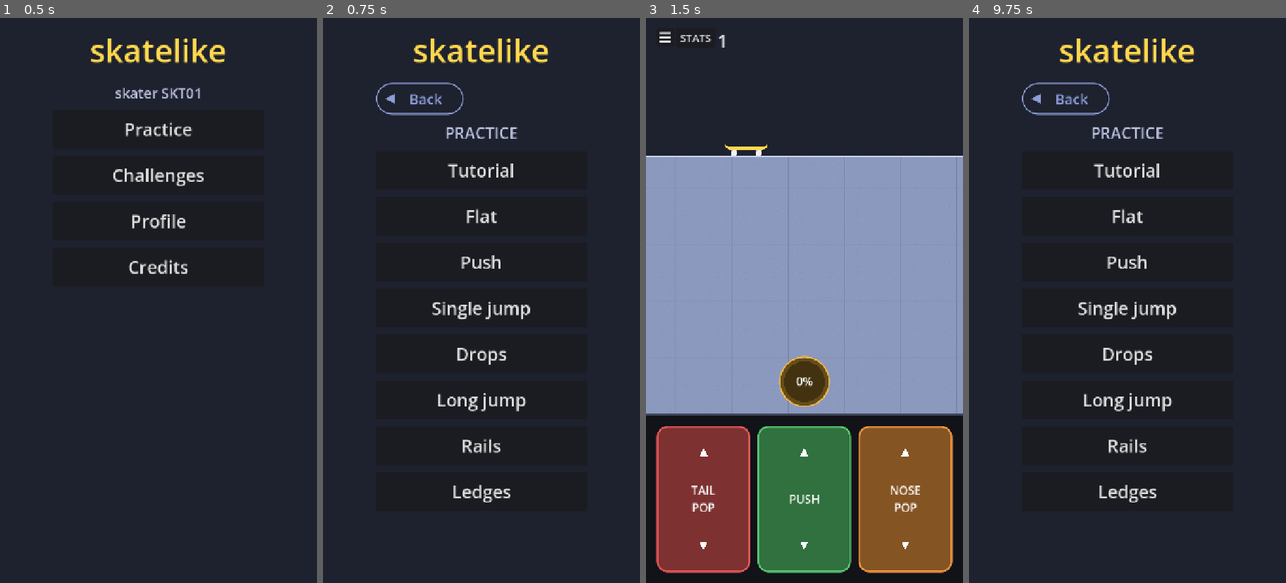
Above: before the commit, frames 1-4 (left to right).
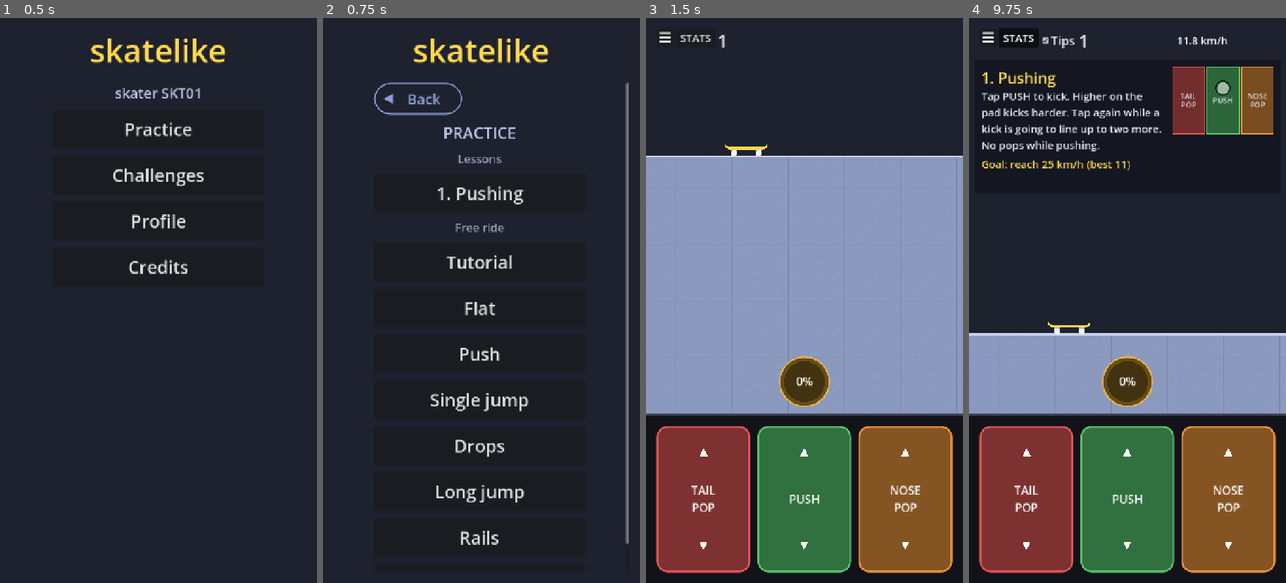
Above: after the commit, the same moments.

Repository: davidhernandeze/skatelike
Game: Godot game, scene res://scenes/menu.tscn
Same seed, same stepped clock (60 frames per second), same inputs: the game is played once before the commit and once after it.
Inputs (mouse positions are in pixels of both pictures, inside the frame that each line leads up to):
- Up to frame 1 (0.5 s): no input
- Up to frame 2 (0.75 s): click "Practice" at 0.5 s
- Up to frame 3 (1.5 s): click "Tutorial" at 1.25 s
- Up to frame 4 (9.75 s): click "STATS" at 2 s; click "STATS" at 2.75 s; click "STATS" at 3.5 s; tap Enter every 0.75 s from 4.25 to 8 s; move the mouse to (1197, 272) at 4.27 s; click (1197, 272) at 4.42 s; drag from (1064, 328) to (1111, 413) at 5.02 s; move the mouse to (1159, 176) at 5.77 s; click (1159, 176) at 5.92 s; drag from (1111, 413) to (1032, 215) at 6.52 s; move the mouse to (1222, 385) at 7.27 s; click (1222, 385) at 7.42 s; drag from (1032, 215) to (1079, 159) at 8.02 s; click (988, 34) at 8.75 s; click (1124, 193) at 9.5 s, where only the run after the commit has a clickable "1. Pushing"

Frame 1 is identical in both runs. In frame 2, 4.7% of the frame differs, in the area x 16-97%, y 11-94%; in frame 3, nothing differs; in frame 4, 46%, in the area x 0-100%, y 2-99%.

Commit message:
Lessons: practice levels with explanations and goals; 1. Pushing
A lesson is a level with a `lesson` entry: an explanation panel at the top
of the play area (title, text, goal progress, and a miniature control panel
where a finger loops the input), shown or hidden with a Tips checkbox, and
a goal it needs to clear (reach a speed, or land a trick). Reaching the
flag without the goal restarts it. Lessons are listed first under Practice.
The first one teaches pushing: reach 25 km/h, then push up two uphills.

Co-Authored-By: Claude Opus 5.5 <noreply@anthropic.com>
Claude-Session: https://claude.ai/code/session_01RyYvQJH2T8hEfpxQUNibCm

Diff:
--- /dev/null
+++ b/scripts/lesson.gd
@@ -0,0 +1,228 @@
+class_name Lesson
+extends Control
+## A practice lesson (a level with a `lesson` entry, see Levels): an explanation panel at
+## the top of the play area with the mechanic's text, its goal and how it's going, and a
+## miniature of the control panel where a finger loops the input to make. The panel
+## never takes touches. Main hides it with the Tips checkbox, and asks goal_met() when
+## the flag is reached: a lesson only clears with its goal met.
+##
+## lesson = {title, text, demo = [step, ...], goal = {...}}:
+## - demo steps: {pad = action, at = Vector2(-1..1 in the pad), hold = s} taps (or holds)
+##   a pad; {wait = s} pauses; {layout = &"ground" | &"air" | &"balance"} switches pads.
+## - goal: {speed = km/h} to reach, or {trick = "360 flip"} to land (the landing's name
+##   contains it). No goal: reaching the flag clears it.
+
+signal goal_reached
+
+## The pads of each layout, left to right (or top to bottom for air and balance).
+const LAYOUTS := {
+	&"ground": [&"tail_pop", &"push", &"nose_pop"],
+	&"air": [&"trick", &"lock_tilt"],
+	&"balance": [&"balance_pop", &"balance"],
+}
+const PANEL_COLOR := Color(0.07, 0.08, 0.12, 0.82)
+const TEXT_COLOR := Color(0.88, 0.9, 0.96)
+const GOAL_COLOR := Color(1.0, 0.85, 0.3)
+const DONE_COLOR := Color(0.5, 0.9, 0.5)
+## Size of the miniature control panel (px).
+const MINI_SIZE := Vector2(230.0, 150.0)
+
+var runner: Runner
+## Pads of the real control panel, by action: their colors and labels are reused.
+var pads := {}
+
+var _lesson: Dictionary
+var _goal: Dictionary
+var _met := false
+var _best_speed := 0.0
+var _title := Label.new()
+var _text := Label.new()
+var _goal_label := Label.new()
+## Demo playback: step index, time in it, the layout shown, the finger (pad and spot),
+## and whether it's pressing.
+var _step := 0
+var _step_t := 0.0
+var _layout: StringName = &"ground"
+var _finger_pad: StringName = &""
+var _finger_at := Vector2.ZERO
+var _finger_from := Vector2.ZERO
+var _pressing := false
+
+
+func setup(lesson: Dictionary) -> void:
+	_lesson = lesson
+	_goal = lesson.get("goal", {})
+	_title.text = lesson.get("title", "")
+	_text.text = lesson.get("text", "")
+	_update_goal()
+
+
+func goal_met() -> bool:
+	return _goal.is_empty() or _met
+
+
+## What's missing, for when the flag is reached without it.
+func goal_text() -> String:
+	if _goal.has("speed"):
+		return "reach %d km/h" % _goal.speed
+	if _goal.has("trick"):
+		return "land a " + String(_goal.trick)
+	return ""
+
+
+func show_failed() -> void:
+	visible = true
+	_goal_label.text = "Goal not met: %s. Again!" % goal_text()
+	_goal_label.add_theme_color_override("font_color", Color(1.0, 0.4, 0.35))
+
+
+func _ready() -> void:
+	mouse_filter = Control.MOUSE_FILTER_IGNORE
+	for label: Label in [_title, _text, _goal_label]:
+		label.mouse_filter = Control.MOUSE_FILTER_IGNORE
+		label.autowrap_mode = TextServer.AUTOWRAP_WORD_SMART
+		label.add_theme_color_override("font_color", TEXT_COLOR)
+		add_child(label)
+	_title.add_theme_font_size_override("font_size", 34)
+	_title.add_theme_color_override("font_color", GOAL_COLOR)
+	_text.add_theme_font_size_override("font_size", 24)
+	_goal_label.add_theme_font_size_override("font_size", 24)
+	resized.connect(_place)
+	if runner:
+		runner.landed.connect(_on_landed)
+	_place()
+
+
+## Text on the left, the miniature controls on the right.
+func _place() -> void:
+	var pad := 16.0
+	var text_w := size.x - MINI_SIZE.x - pad * 3.0
+	_title.position = Vector2(pad, pad)
+	_title.size = Vector2(text_w, 0)
+	_text.position = Vector2(pad, pad + 48.0)
+	_text.size = Vector2(text_w, 0)
+	_goal_label.position = Vector2(pad, size.y - pad - 66.0)
+	_goal_label.size = Vector2(size.x - pad * 2.0, 0)
+
+
+func _process(delta: float) -> void:
+	if runner and _goal.has("speed") and not _met:
+		var kmh := runner._speed / runner.pixels_per_meter * 3.6
+		_best_speed = maxf(_best_speed, kmh)
+		if kmh >= _goal.speed:
+			_reach()
+		_update_goal()
+	_play_demo(delta)
+	queue_redraw()
+
+
+func _on_landed(style: String) -> void:
+	if _goal.has("trick") and not _met and style.contains(String(_goal.trick)):
+		_reach()
+		_update_goal()
+
+
+func _reach() -> void:
+	_met = true
+	goal_reached.emit()
+
+
+func _update_goal() -> void:
+	if _goal.is_empty():
+		_goal_label.text = "Ride to the flag."
+		return
+	_goal_label.add_theme_color_override("font_color", DONE_COLOR if _met else GOAL_COLOR)
+	if _met:
+		_goal_label.text = "✓ Goal met: %s. Ride to the flag!" % goal_text()
+	elif _goal.has("speed"):
+		_goal_label.text = "Goal: %s (best %d)" % [goal_text(), floori(_best_speed)]
+	else:
+		_goal_label.text = "Goal: %s, then ride to the flag." % goal_text()
+
+
+## Steps through the demo loop: the finger glides to each pad, presses, lifts.
+func _play_demo(delta: float) -> void:
+	var demo: Array = _lesson.get("demo", [])
+	if demo.is_empty():
+		return
+	_step_t += delta
+	var step: Dictionary = demo[_step % demo.size()]
+	if step.has("layout"):
+		_layout = step.layout
+		_next_step()
+		return
+	if step.has("wait"):
+		_pressing = false
+		if _step_t >= step.wait:
+			_next_step()
+		return
+	# A tap: glide there (0.25 s), press for `hold`, lift.
+	if _finger_pad != step.pad or _step_t <= delta:
+		_finger_from = _finger_spot()
+		_finger_pad = step.pad
+		_finger_at = step.get("at", Vector2.ZERO)
+	var glide := 0.25
+	_pressing = _step_t >= glide and _step_t < glide + step.get("hold", 0.12)
+	if _step_t >= glide + step.get("hold", 0.12):
+		_next_step()
+
+
+func _next_step() -> void:
+	_step += 1
+	_step_t = 0.0
+
+
+func _mini_rect() -> Rect2:
+	return Rect2(Vector2(size.x - MINI_SIZE.x - 16.0, 16.0), MINI_SIZE)
+
+
+## Each pad of the layout shown and its rectangle in the miniature.
+func _mini_pads() -> Array:
+	var area := _mini_rect()
+	var actions: Array = LAYOUTS[_layout]
+	var out := []
+	var gap := 5.0
+	for i in actions.size():
+		var r: Rect2
+		if _layout == &"ground":
+			var w := (area.size.x - gap * (actions.size() - 1)) / actions.size()
+			r = Rect2(area.position + Vector2((w + gap) * i, 0.0), Vector2(w, area.size.y))
+		else:
+			var h := (area.size.y - gap) / 2.0
+			r = Rect2(area.position + Vector2(0.0, (h + gap) * i), Vector2(area.size.x, h))
+		out.append([actions[i], r])
+	return out
+
+
+## Where the finger is drawn now: gliding from where it was to the step's spot.
+func _finger_spot() -> Vector2:
+	for entry in _mini_pads():
+		if entry[0] == _finger_pad:
+			var r: Rect2 = entry[1]
+			var target := r.get_center() + _finger_at * r.size * 0.4
+			return _finger_from.lerp(target, clampf(_step_t / 0.25, 0.0, 1.0)) if _finger_from != Vector2.ZERO else target
+	return _mini_rect().get_center()
+
+
+func _draw() -> void:
+	draw_rect(Rect2(Vector2.ZERO, size), PANEL_COLOR)
+	var font := ThemeDB.fallback_font
+	for entry in _mini_pads():
+		var action: StringName = entry[0]
+		var r: Rect2 = entry[1]
+		var pad: Pad = pads.get(action)
+		var color: Color = pad.color if pad else Color(0.5, 0.5, 0.6)
+		var lit := _pressing and action == _finger_pad
+		draw_rect(r, color.darkened(0.1 if lit else 0.5))
+		draw_rect(r, color, false, 2.0)
+		# The pad's label, short: its first part, a line at a time.
+		var label: String = (pad.label if pad else String(action)).get_slice("  ·", 0)
+		var lines := label.split("\n")
+		for i in lines.size():
+			var y := r.get_center().y + (i - (lines.size() - 1) * 0.5) * 20.0 + 6.0
+			draw_string(font, Vector2(r.position.x, y), lines[i].strip_edges(), HORIZONTAL_ALIGNMENT_CENTER,
+					r.size.x, 17, TEXT_COLOR)
+	if _finger_pad != &"":
+		var at := _finger_spot()
+		draw_circle(at, 16.0 if _pressing else 13.0, Color(1, 1, 1, 0.9 if _pressing else 0.55))
+		draw_circle(at, 16.0, Color(0, 0, 0, 0.6), false, 3.0)
--- a/scripts/levels.gd
+++ b/scripts/levels.gd
@@ -27,6 +27,8 @@
 ## `challenge = true` lists the level under Challenges (with its best progress) instead
 ## of Practice.
 ## `max_fall = px` sets the hardest landing (Runner.max_fall; 0 = no limit).
+## `lesson = {title, text, demo, goal}` makes it a practice lesson (see Lesson): listed
+## first under Practice, with an explanation panel and a goal it needs to clear.
 ## `random` adds that many randomly generated platforms afterwards.
 ## A flat goal platform with the finish flag always follows the last obstacle.
 
@@ -46,6 +48,23 @@
 		{width = 2000, rail = Vector3(300, 1300, 70), mark = "rail"},
 		Vector2(400, 0),
 		{width = 1800, platform = [Vector2(300, 60), Vector2(1300, 60)], mark = "ledge"},
+		Vector2(600, 0),
+	]},
+	# Lessons: one mechanic each, in order.
+	{id = "lesson_push", name = "Pushing", start_y = 0.8, checkpoints = false, lesson = {
+		title = "1. Pushing",
+		text = "Tap PUSH to kick. Higher on the pad kicks harder. Tap again while a kick is going to line up to two more. No pops while pushing.",
+		demo = [
+			{pad = &"push", at = Vector2(0.0, -0.7), hold = 0.12}, {wait = 0.1},
+			{pad = &"push", at = Vector2(0.0, -0.7), hold = 0.12}, {wait = 1.0},
+			{pad = &"push", at = Vector2(0.0, 0.6), hold = 0.12}, {wait = 1.2},
+		],
+		goal = {speed = 25.0},
+	}, segments = [
+		Vector2(3000, 0),  # Flat: get going.
+		Vector3(900, 0, -110),  # Uphills too steep to coast up: keep pushing.
+		Vector2(500, 0),
+		Vector3(900, 0, -170),
 		Vector2(600, 0),
 	]},
 	{id = "flat", name = "Flat", start_y = 0.7, segments = [Vector2(8000, 0)]},
--- a/scripts/main.gd
+++ b/scripts/main.gd
@@ -7,6 +7,8 @@
 
 ## Whether the stats (speed, last inputs) are shown; kept across restarts.
 static var show_stats := false
+## Whether a lesson's explanation panel is shown; kept across restarts.
+static var show_tips := true
 
 @onready var play_area: Control = $Layout/PlayArea
 @onready var runner: Runner = $Layout/PlayArea/World/Runner
@@ -27,6 +29,8 @@
 ]
 ## Guided steps, on tutorial levels only.
 var tutorial: Tutorial
+## The explanation panel and goal, on lessons only.
+var lesson: Lesson
 ## Flow meter and slow-motion button, just above the control panel.
 var flow: FlowButton
 ## Online ghosts and name tags, on challenges with the online switch on.
@@ -70,6 +74,9 @@
 	play_area.add_child(line_label)
 	line_label.set_anchors_and_offsets_preset(Control.PRESET_TOP_WIDE)
 	line_label.offset_top = 84.0
+	if level.has("lesson"):
+		_add_lesson(level.lesson)
+		line_label.offset_top = lesson.offset_bottom + 8.0
 	line_label.offset_left = 16.0
 	line_label.offset_right = -16.0
 	flow.line_changed.connect(line_label.show_line)
@@ -158,6 +165,31 @@
 		runner.act(Runner.Act.BALANCE_POP)
 
 
+## The lesson's explanation panel under the top bar, and the Tips checkbox for it.
+func _add_lesson(spec: Dictionary) -> void:
+	lesson = Lesson.new()
+	lesson.runner = runner
+	for pad: Pad in control_panel._pads:
+		lesson.pads[pad.action] = pad
+	play_area.add_child(lesson)
+	lesson.set_anchors_and_offsets_preset(Control.PRESET_TOP_WIDE)
+	lesson.offset_top = 96.0
+	lesson.offset_bottom = 96.0 + 300.0
+	lesson.offset_left = 12.0
+	lesson.offset_right = -12.0
+	lesson.setup(spec)
+	lesson.visible = show_tips
+	lesson.goal_reached.connect(func() -> void: callouts.show_callout("goal"))
+	var tips := CheckBox.new()
+	tips.text = "Tips"
+	tips.button_pressed = show_tips
+	tips.add_theme_font_size_override("font_size", 28)
+	tips.toggled.connect(func(on: bool) -> void:
+		show_tips = on
+		lesson.visible = on)
+	stats_button.add_sibling(tips)
+
+
 func _update_layout() -> void:
 	control_panel.set_layout(runner.is_airborne(), runner.is_balancing())
 
@@ -309,6 +341,12 @@
 
 
 func _on_level_cleared() -> void:
+	if lesson and not lesson.goal_met():
+		# The flag without the goal: say what's missing and go again.
+		lesson.show_failed()
+		await get_tree().create_timer(2.0, true, false, true).timeout
+		get_tree().reload_current_scene.call_deferred()
+		return
 	last_input.text = "CLEARED!"
 	Levels.record(Levels.current, 1.0)
 	Levels.checkpoint = ""
--- a/scripts/menu.gd
+++ b/scripts/menu.gd
@@ -59,13 +59,18 @@
 		_add_online_switch()
 		_show_challenge_table()
 		return
-	for level in Levels.LIST:
-		if level.get("challenge", false):
-			continue
-		var button := _add_button(level.name, _start.bind(level.id))
-		if Levels.is_cleared(level.id):
-			button.icon = Icons.check_texture(36, Color(0.5, 0.9, 0.5))
-			button.icon_alignment = HORIZONTAL_ALIGNMENT_RIGHT
+	# Lessons first, in order, then free practice.
+	for lessons in [true, false]:
+		_add_label("Lessons" if lessons else "Free ride", 26, HEADER_COLOR)
+		var n := 0
+		for level in Levels.LIST:
+			if level.get("challenge", false) or level.has("lesson") != lessons:
+				continue
+			n += 1
+			var button := _add_button(("%d. %s" % [n, level.name]) if lessons else level.name, _start.bind(level.id))
+			if Levels.is_cleared(level.id):
+				button.icon = Icons.check_texture(36, Color(0.5, 0.9, 0.5))
+				button.icon_alignment = HORIZONTAL_ALIGNMENT_RIGHT
 
 
 ## One row per challenge: play button, your best progress, and its scoreboard.
Not shown, added: scripts/lesson.gd.uid
